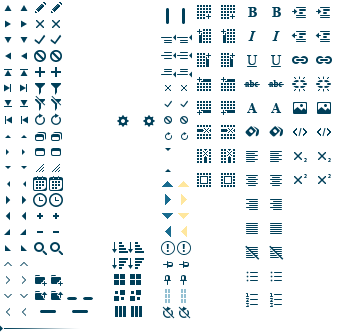
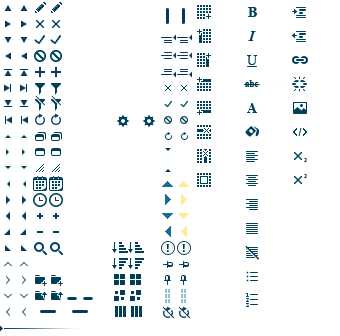
Layer changes from the first w=340, h=336 image to the second:
pixels changed over left=221, top=5, right=332, bottom=307 (layer not identified)
